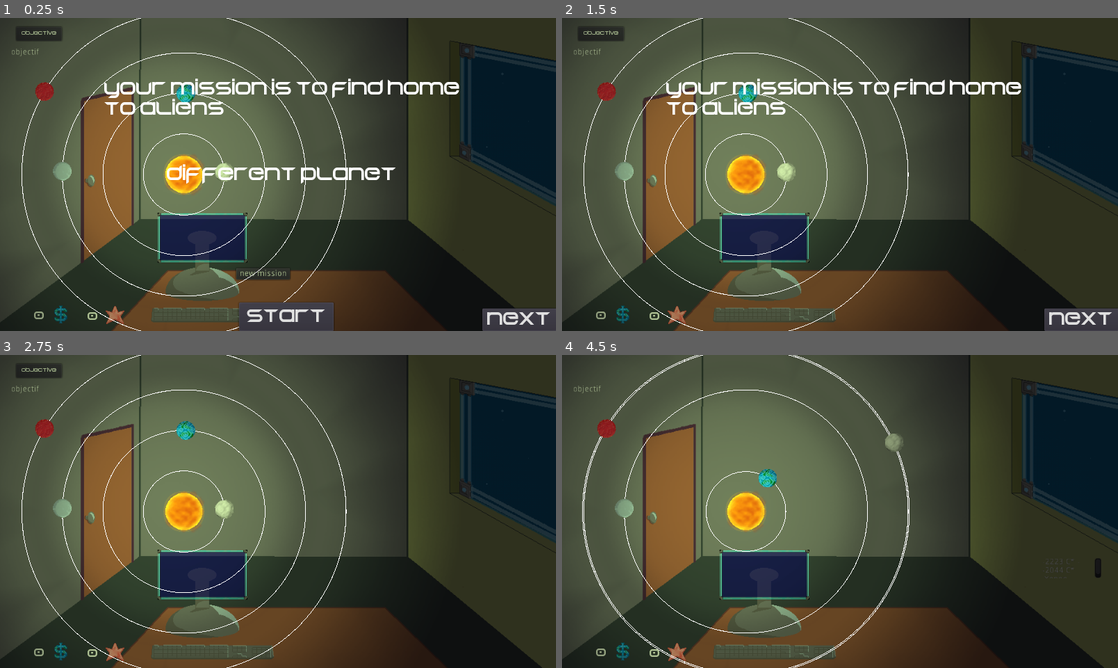
Above: before the commit, frames 1-4 (two rows, left to right).
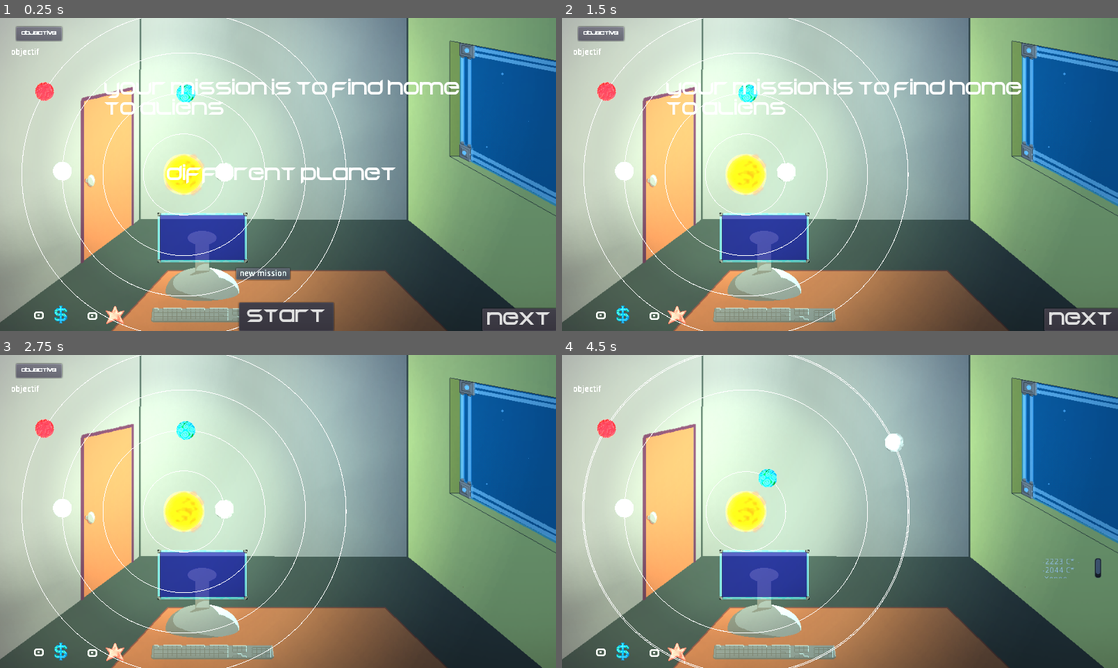
Above: after the commit, the same moments.

Repository: RyanHerb/-jubilant-octo-robot
Game: Godot game, scene res://Main.tscn
The game is run twice, just before and just after one commit, with the same random seed, the same clock (stepped at 60 frames per second) and the same inputs.
Inputs (mouse positions are in pixels of both pictures, inside the frame that each line leads up to):
- Up to frame 1 (0.25 s): no input
- Up to frame 2 (1.5 s): click "start" at 0.5 s; click "new mission" at 1.25 s
- Up to frame 3 (2.75 s): click "next" at 2 s
- Up to frame 4 (4.5 s): click "objective" at 2.75 s; tap Enter at 3.5 s; drag from (784, 508) to (895, 442) at 3.52 s; tap Space at 4.25 s; drag from (745, 430) to (812, 574) at 4.27 s

The runs differ from the first frame. In frame 1, 95% of the frame differs, in the area x 0-100%, y 0-100%; in frame 2, 97%; in frame 3, 99%; in frame 4, 99%.
Error in both runs: Attempt to call function 'new_game' in base 'null instance' on a null instance. (res://Main.gd:7)

Commit message:
add lights to office scene

Diff:
--- a/Office.tscn
+++ b/Office.tscn
@@ -1,8 +1,9 @@
-[gd_scene load_steps=4 format=2]
+[gd_scene load_steps=5 format=2]
 
 [ext_resource path="res://HUDBureau.tscn" type="PackedScene" id=1]
 [ext_resource path="res://assets/backgrounds/scene_bureau_vide.png" type="Texture" id=2]
 [ext_resource path="res://assets/backgrounds/bureau_ordil.png" type="Texture" id=3]
+[ext_resource path="res://assets/light.png" type="Texture" id=4]
 
 [node name="Office" type="Node2D"]
 
@@ -16,4 +17,19 @@
 texture = ExtResource( 3 )
 centered = false
 
+[node name="LeftLight" type="Light2D" parent="."]
+texture = ExtResource( 4 )
+texture_scale = 2.0
+energy = 1.2
+
+[node name="LeftRight" type="Light2D" parent="."]
+position = Vector2( 948.346, 149.384 )
+texture = ExtResource( 4 )
+texture_scale = 2.0
+color = Color( 0.415686, 0.690196, 0.909804, 1 )
+energy = 0.9
+
+[node name="CanvasModulate" type="CanvasModulate" parent="."]
+color = Color( 0.27451, 0.27451, 0.27451, 1 )
+
 [node name="HUDOffice" parent="." instance=ExtResource( 1 )]
